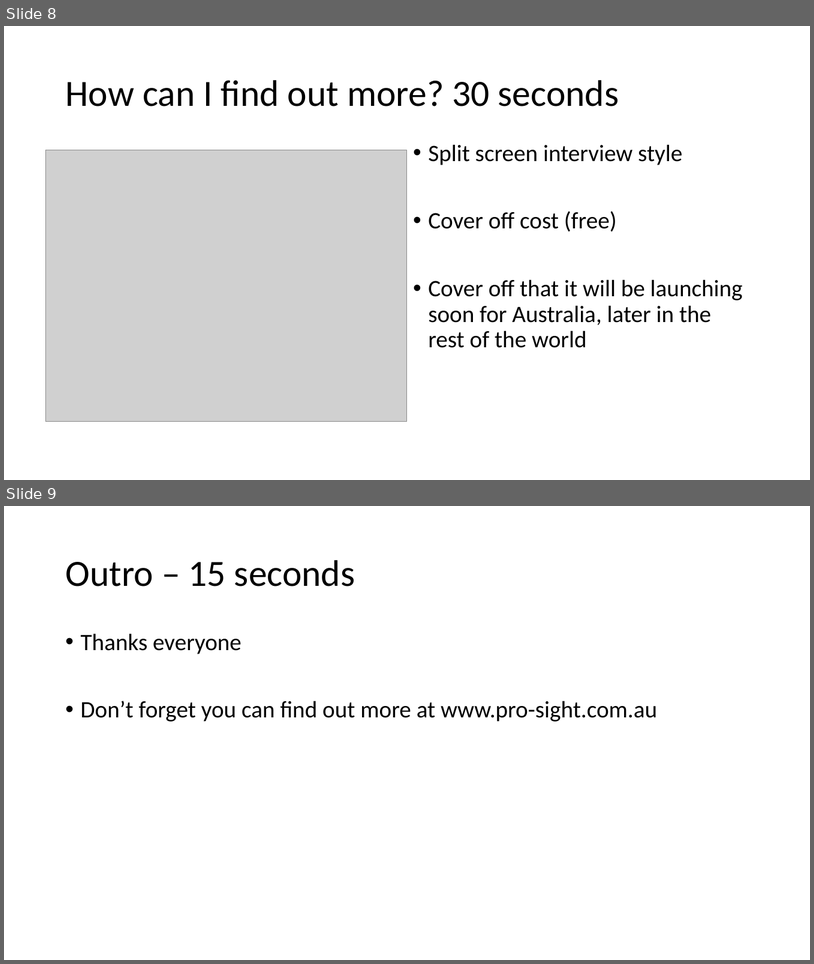
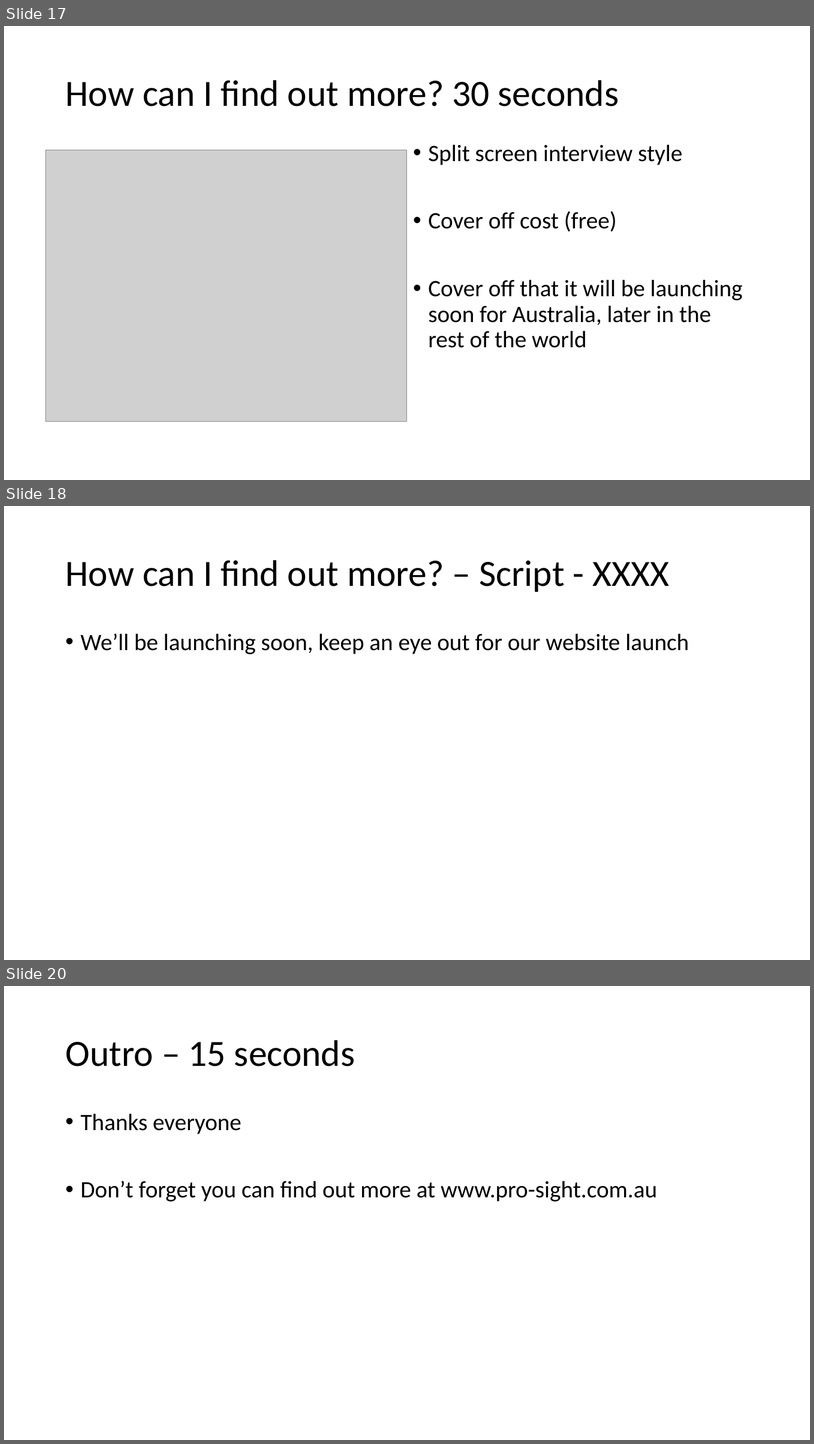
Before and after one commit to Brandon-M-Tech/Project-Assignment-3, a slide deck: storyboard-draft.pptx. Shown one above the other, each under a label of ours: slides 8 and 9 before the commit, slides 17, 18 and 20 after it; the slides between them are not shown. The pictures are 814x964 and 814x1444 pixels, drawn with LibreOffice and Linux fonts; fonts in the diff are those of the drawing; grey boxes stand for pictures. Boxes give left, top, right and bottom in pixels: in the first picture for what was removed or moved away, otherwise in the second. Text is boxed around its words. In the diff, an @@ line names an element or a change of style, - is before the commit and + after.

Commit message:
updated storyboard with draft script

```diff
--- a/storyboard-draft.pptx
+++ b/storyboard-draft.pptx
@@ slide 18 added at (x1=4, y1=506, x2=810, y2=960), background #FFFFFF @@
@@ title added at (x1=65, y1=560, x2=669, y2=592), 44 pt, text #000000 @@
+How can I find out more? – Script - XXXX
@@ text added at (x1=81, y1=633, x2=689, y2=654), 28 pt, text #000000 @@
+• We’ll be launching soon, keep an eye out for our website launch
@@ what was slide 8 is now slide 17 @@
@@ what was slide 9 is now slide 20 @@
```
Also in this commit, not shown: 10 other slides added.
